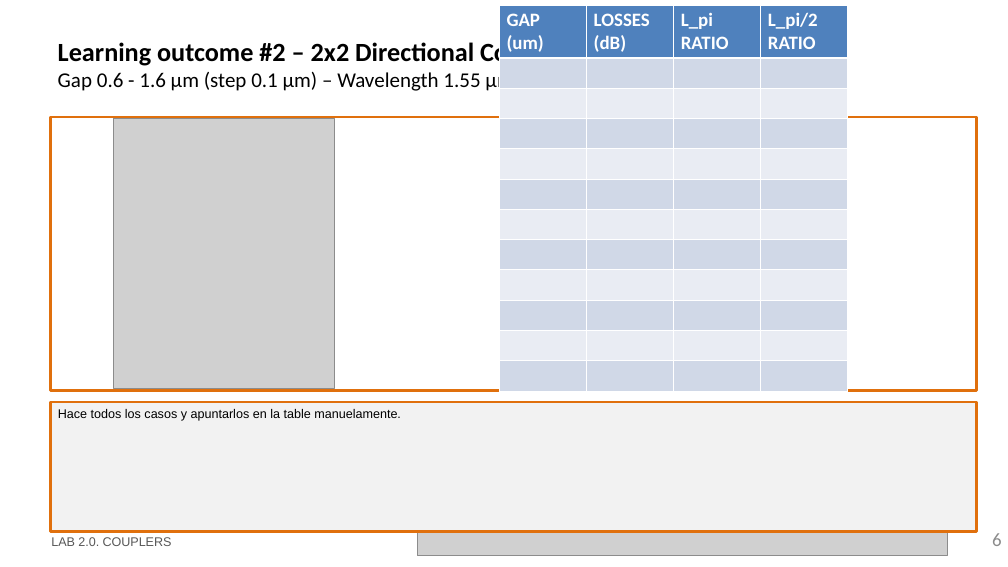
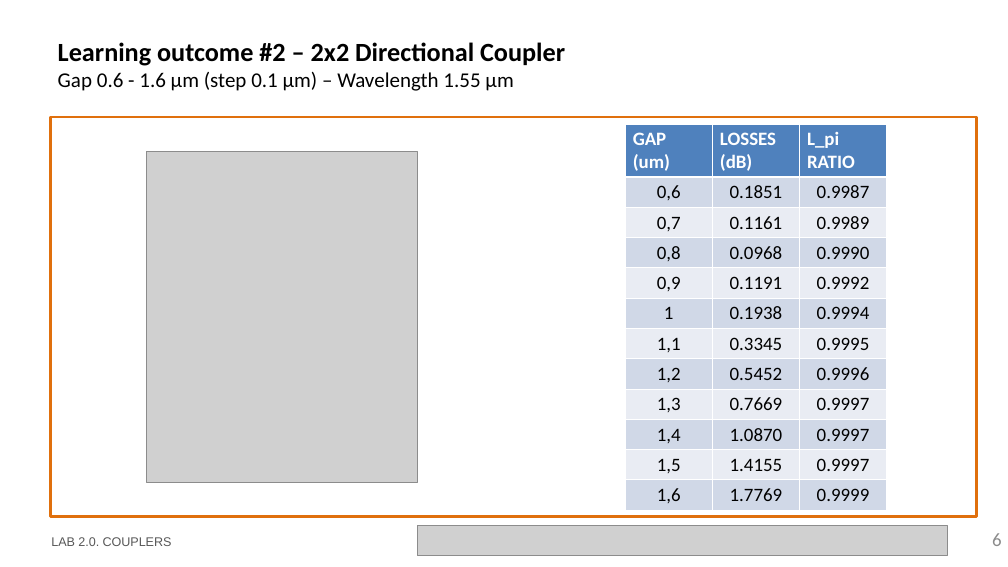
Before and after one commit to davidalcarria/pic-upv-lab2, a slide deck: slide 6 of LabBook_20.pptx. Drawn at 1008x567 pixels with LibreOffice and Linux fonts; fonts in the diff are those of the drawing; grey boxes stand for pictures; background and template pictures are left out. Boxes give left, top, right and bottom in pixels: in the first picture for what was removed or moved away, otherwise in the second. Text is boxed around its words. In the diff, an @@ line names an element or a change of style, - is before the commit and + after.

```diff
--- a/LabBook_20.pptx
+++ b/LabBook_20.pptx
@@ rectangle resized from (x1=51, y1=117, x2=977, y2=391) to (x1=51, y1=117, x2=977, y2=516) @@
@@ table at (x1=625, y1=124, x2=886, y2=510) @@
-column 1: GAP (um) |  |  |  |  |  |  |  |  |  |  | 
-column 2: LOSSES (dB) |  |  |  |  |  |  |  |  |  |  | 
-column 3: L_pi RATIO |  |  |  |  |  |  |  |  |  |  | 
-column 4: L_pi/2 RATIO |  |  |  |  |  |  |  |  |  |  | 
+column 1: GAP (um) | 0,6 | 0,7 | 0,8 | 0,9 | 1 | 1,1 | 1,2 | 1,3 | 1,4 | 1,5 | 1,6
+column 2: LOSSES (dB) | 0.1851 | 0.1161 | 0.0968 | 0.1191 | 0.1938 | 0.3345 | 0.5452 | 0.7669 | 1.0870 | 1.4155 | 1.7769
+column 3: L_pi RATIO | 0.9987 | 0.9989 | 0.9990 | 0.9992 | 0.9994 | 0.9995 | 0.9996 | 0.9997 | 0.9997 | 0.9997 | 0.9999
@@ table resized from (x1=499, y1=5, x2=847, y2=391) to (x1=625, y1=124, x2=886, y2=510) @@
@@ picture resized from (x1=113, y1=119, x2=335, y2=389) to (x1=146, y1=152, x2=417, y2=482) @@
@@ rectangle removed at (x1=51, y1=402, x2=977, y2=532) @@
-Hace todos los casos y apuntarlos en la table manuelamente.
```
Also in this commit, not shown: 2 other slides changed, 1 slide added.
